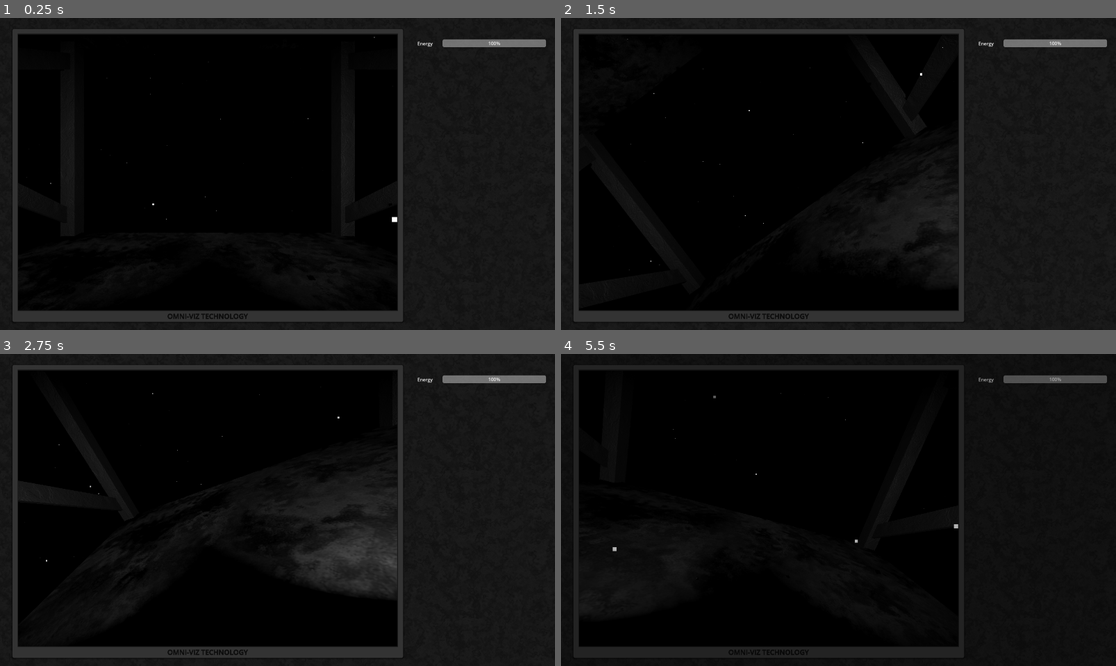
Above: before the commit, frames 1-4 (two rows, left to right).
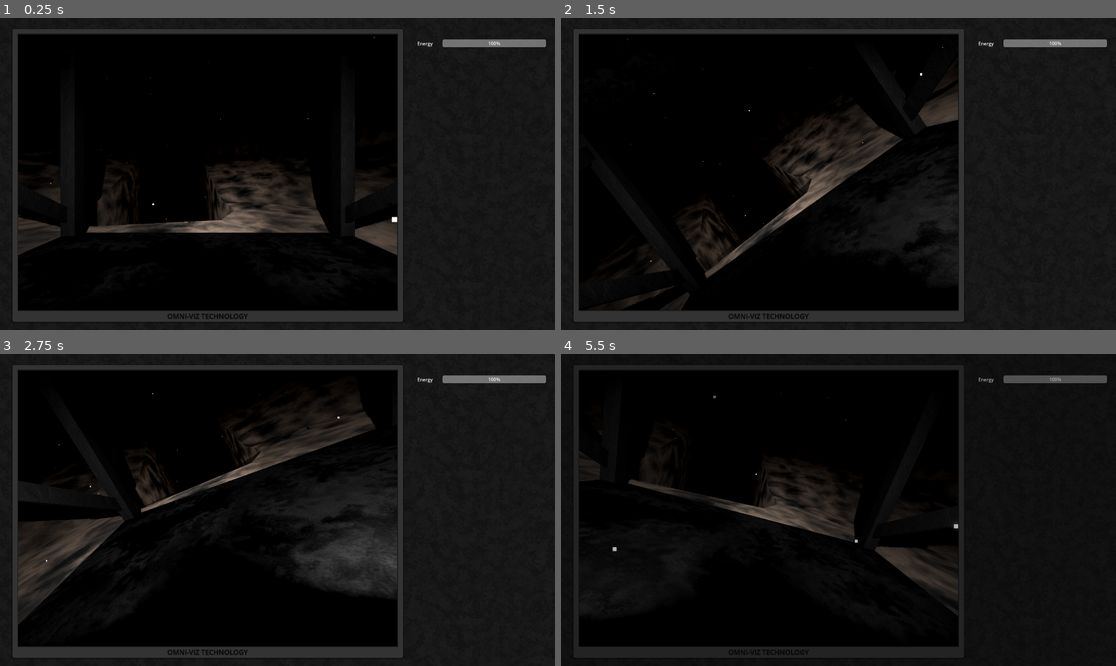
Above: after the commit, the same moments.

Repository: AlnisS/mines-of-enceladus
Game: Godot game, scene res://main.tscn
Two runs of this game, one before a commit and one after it. Both use one fixed random seed, a clock stepped at 60 frames per second and the inputs below.
Inputs:
- Up to frame 1 (0.25 s): no input
- Up to frame 2 (1.5 s): tap Enter at 0.5 s; hold E (rov_roll_right) 0.53-1.28 s; hold Shift (rov_translate_sprint) 0.53-1.28 s; hold W (rov_pitch_down) from 1.28 s (still down); tap Shift (rov_translate_sprint) at 1.35 s
- Up to frame 3 (2.75 s): release W (rov_pitch_down) at 2.03 s; hold E (rov_roll_right) from 2.03 s (still down); hold Shift (rov_translate_sprint) from 2.03 s (still down)
- Up to frame 4 (5.5 s): release E (rov_roll_right) at 2.78 s; release Shift (rov_translate_sprint) at 2.78 s; hold Up (ui_up) 2.78-3.53 s; tap Shift (rov_translate_sprint) at 2.85, 4.35 s; hold Shift (rov_translate_sprint) 3.53-4.28 s; hold Q (rov_roll_left) 3.53-5.03 s; tap Space at 4.25 s; hold W (rov_pitch_down) from 5.03 s (still down); hold Shift (rov_translate_sprint) from 5.03 s (still down)

The runs differ from the first frame. In frame 1, 5.8% of the frame differs, in the area x 3-72%, y 46-76%; in frame 2, 5.3%; in frame 3, 6.2%, in the area x 3-68%, y 13-87%; in frame 4, 4.3%.

Commit message:
Crystal collection (janky)!

Diff:
--- a/main.gd
+++ b/main.gd
@@ -52,6 +52,10 @@
 
 	rov_energy = 100.0
 	rov.global_transform = rov_reset_transform
+	for crystal in get_tree().get_nodes_in_group("provisional_collected"):
+		if not crystal.is_in_group("really_collected"):
+			crystal.uncollect()
+
 	%Ambiance.play(0)
 
 	tween = get_tree().create_tween()
@@ -67,6 +71,12 @@
 	if body == rov:
 		print("rov entered dock")
 		rov_in_dock = true
+		var provs = get_tree().get_nodes_in_group("provisional_collected")
+		for crystal in provs:
+			if not crystal.is_in_group("really_collected"):
+				crystal.add_to_group("really_collected")
+			# TODO: count score
+
 
 
 func _on_station_dock_exited(body: Node3D) -> void:
--- a/main.tscn
+++ b/main.tscn
@@ -73,9 +73,14 @@
 ambient_light_source = 2
 ambient_light_color = Color(1, 1, 1, 1)
 ambient_light_energy = 0.0
-fog_light_color = Color(0.10766358, 0.16795126, 0.18567947, 1)
-fog_density = 0.2351
+glow_enabled = true
+fog_enabled = true
+fog_mode = 1
+fog_light_color = Color(0, 0, 0, 1)
+fog_density = 1.0
 fog_sky_affect = 0.8
+fog_depth_begin = 5.0
+fog_depth_end = 15.0
 
 [sub_resource type="StyleBoxFlat" id="StyleBoxFlat_h2yge"]
 bg_color = Color(0, 0, 0, 1)
@@ -147,6 +152,7 @@
 [node name="ROV" type="RigidBody3D" parent="AspectRatioContainer/MarginContainer/SubViewportContainer/SubViewport"]
 unique_name_in_owner = true
 transform = Transform3D(1, 0, 0, 0, 1, 0, 0, 0, 1, 0, 0, 0.6220856)
+collision_layer = 3
 gravity_scale = 0.0
 linear_damp = 2.0
 angular_damp = 2.0
--- /dev/null
+++ b/things/crystal/crystal.gd
@@ -0,0 +1,23 @@
+extends Node3D
+
+@onready var visual_initial_scale = $Visual.scale
+
+
+func _on_detector_body_entered(body: Node3D) -> void:
+	if self.is_in_group("provisional_collected"):
+		return
+	if self.is_in_group("really_collected"):
+		return
+	collect()
+
+func collect():
+	self.add_to_group("provisional_collected")
+	var tween = create_tween()
+	tween.tween_property($Visual, "scale", Vector3.ZERO, 1.0).set_trans(Tween.TRANS_SPRING)
+	await tween.finished
+	self.hide()
+
+func uncollect():
+	self.remove_from_group("provisional_collected")
+	$Visual.scale = visual_initial_scale
+	self.show()
--- /dev/null
+++ b/things/crystal/crystal.tscn
@@ -0,0 +1,51 @@
+[gd_scene load_steps=4 format=3 uid="uid://bj5ie04fkrbov"]
+
+[ext_resource type="Script" uid="uid://bqjucp3274k68" path="res://things/crystal/crystal.gd" id="1_gtkmu"]
+
+[sub_resource type="SphereShape3D" id="SphereShape3D_71pmm"]
+radius = 0.38001952
+
+[sub_resource type="StandardMaterial3D" id="StandardMaterial3D_71pmm"]
+albedo_color = Color(0.7866667, 0.6, 1, 1)
+metallic_specular = 1.0
+roughness = 0.08
+emission_enabled = true
+emission = Color(0.9290335, 0.282, 0.94, 1)
+
+[node name="Crystal" type="Node3D"]
+script = ExtResource("1_gtkmu")
+
+[node name="Detector" type="Area3D" parent="."]
+collision_layer = 2
+collision_mask = 2
+
+[node name="CollisionShape3D" type="CollisionShape3D" parent="Detector"]
+transform = Transform3D(1, 0, 0, 0, 1, 0, 0, 0, 1, 0.025172986, -0.029217944, -0.2674693)
+shape = SubResource("SphereShape3D_71pmm")
+
+[node name="Visual" type="CSGCombiner3D" parent="."]
+transform = Transform3D(0.32, 0, 0, 0, -1.3987644e-08, 0.32, 0, -0.32, -1.3987644e-08, -0.08020758, -0.02018565, 0)
+material_override = SubResource("StandardMaterial3D_71pmm")
+
+[node name="CSGPolygon3D" type="CSGPolygon3D" parent="Visual"]
+transform = Transform3D(0.7196549, -0.10516895, -0.68632084, 0, 0.9884622, -0.15146784, 0.6943319, 0.10900458, 0.7113517, 0.09615737, 0, -0.20103307)
+polygon = PackedVector2Array(0, 0, 0.5820276, 1.0840604, 0.6812874, 0.7026554, 0.49013203, -0.08915305)
+depth = 0.1
+
+[node name="CSGPolygon3D2" type="CSGPolygon3D" parent="Visual"]
+transform = Transform3D(-0.28408036, -0.18278465, -0.9412163, -0.052815307, 0.983153, -0.17498791, 0.9573447, 0, -0.28894827, 0.40890235, 0.096696496, -0.6078253)
+polygon = PackedVector2Array(0.45520177, -0.15231872, 0.113859, 0.95084107, 0.5503284, 0.57717997, 1.0638509, 0.9282143, 0.70734316, -0.21312332)
+depth = 0.1
+
+[node name="CSGPolygon3D3" type="CSGPolygon3D" parent="Visual"]
+transform = Transform3D(-0.9560608, 0.00081985246, 0.29316717, -0.0528153, 0.983153, -0.1749879, -0.28837168, -0.18278278, -0.9399107, 0.814721, 0.096696496, 0.070188224)
+polygon = PackedVector2Array(0.45520177, -0.15231872, 0.18582529, 0.75981814, 0.536361, 0.3420344, 0.9170632, 0.5954845, 0.70734316, -0.21312332)
+depth = 0.1
+
+[node name="OmniLight3D" type="OmniLight3D" parent="."]
+transform = Transform3D(1, 0, 0, 0, 1, 0, 0, 0, 1, 0, 0, -0.16690484)
+visible = false
+light_color = Color(0.709775, 0.46705508, 1, 1)
+omni_range = 0.5
+
+[connection signal="body_entered" from="Detector" to="." method="_on_detector_body_entered"]
--- /dev/null
+++ b/things/site/site.gd
@@ -0,0 +1,33 @@
+extends Node3D
+
+const CRYSTAL = preload("uid://bj5ie04fkrbov")
+
+func _ready() -> void:
+	var bounds = $CrystalBounds
+	var p0 = bounds.global_position - (bounds.size / 2)
+	var ps = bounds.size
+
+	var ray = $CrystalRayCast
+
+	await get_tree().physics_frame
+	await get_tree().physics_frame
+
+	seed(42)
+	for i in range(30):
+
+		for j in range(10000):
+			var candidate = p0 + ps * Vector3(randf(), randf(), randf())
+			ray.position = candidate
+			ray.rotation_degrees = Vector3(randf(), randf(), randf()) * 360.0
+			ray.force_raycast_update()
+			#print(candidate, ray.get_collider())
+			if ray.get_collider():
+				var p = ray.get_collision_point()
+				var n = ray.get_collision_normal()
+				n += (Vector3(randf(), randf(), randf()) * 0.5 - Vector3.ONE) * 0.1
+				print(p)
+				var c = CRYSTAL.instantiate(PackedScene.GEN_EDIT_STATE_INSTANCE)
+				$Crystals.add_child(c)
+				c.global_position = p
+				c.look_at(p + n)
+				break
--- a/things/site/site.tscn
+++ b/things/site/site.tscn
@@ -1,6 +1,7 @@
-[gd_scene load_steps=6 format=3 uid="uid://14dlbq6mme2p"]
+[gd_scene load_steps=7 format=3 uid="uid://14dlbq6mme2p"]
 
 [ext_resource type="PackedScene" uid="uid://jpflharyltmh" path="res://things/tunnel/tunnel.tscn" id="1_0aet1"]
+[ext_resource type="Script" uid="uid://3lcsf368bvif" path="res://things/site/site.gd" id="1_y2kku"]
 
 [sub_resource type="Gradient" id="Gradient_0aet1"]
 offsets = PackedFloat32Array(0.10209424, 0.2853403, 0.8375706, 0.99293786)
@@ -25,13 +26,13 @@
 uv1_triplanar = true
 
 [node name="Site" type="Node3D"]
+script = ExtResource("1_y2kku")
 
 [node name="CSGCombiner3D" type="CSGCombiner3D" parent="."]
 material_override = SubResource("StandardMaterial3D_38c6h")
 use_collision = true
 
 [node name="ROCKS" type="CSGCombiner3D" parent="CSGCombiner3D"]
-visible = false
 
 [node name="Ground" type="CSGBox3D" parent="CSGCombiner3D/ROCKS"]
 transform = Transform3D(1, 0, 0, 0, 1, 0, 0, 0, 1, -9.475098, -10.26947, -9.782227)
@@ -58,8 +59,8 @@
 size = Vector3(5, 15.877563, 13.314941)
 
 [node name="Tunnel6" parent="CSGCombiner3D" instance=ExtResource("1_0aet1")]
-transform = Transform3D(-0.11799502, -0.99019885, 0.07472056, 0.76722914, -0.043136783, 0.6399207, -0.6304258, 0.13283527, 0.76479965, 0.39363468, 2.6774533, -0.23167849)
-type = 1
+transform = Transform3D(-0.11799502, -0.99019885, 0.07472056, 0.76722914, -0.043136783, 0.6399207, -0.6304258, 0.13283527, 0.76479965, 0.39363468, 2.6774533, -0.8251538)
+type = 0
 length = 20.0
 
 [node name="VerticalTunnel1" type="CSGBox3D" parent="CSGCombiner3D"]
@@ -241,3 +242,19 @@
 transform = Transform3D(1, 0, 0, 0, -0.99499995, -0.09987557, 0, 0.09987557, -0.99499995, 9.236034, -12.612472, -28.062735)
 operation = 2
 polygon = PackedVector2Array(-2.7242808, -0.4999194, -3.9305086, 3.1153784, -2.7333179, 5.623234, 1.0782433, 5.230998, 6.8881645, 3.9517193, 3.0578976, 0.25634956, 3.2779446, -1.3158951, 1.0023575, -2.2609272)
+
+[node name="CrystalBounds3" type="CSGBox3D" parent="."]
+transform = Transform3D(1, 0, 0, 0, 1, 0, 0, 0, 1, -7.0319185, -1.8425055, -10.221452)
+visible = false
+size = Vector3(15.788086, 14.015869, 12.302124)
+
+[node name="CrystalBounds" type="CSGBox3D" parent="."]
+transform = Transform3D(1, 0, 0, 0, 1, 0, 0, 0, 1, -7.0319185, -12.648309, -25.476929)
+visible = false
+size = Vector3(54.581787, 14.015869, 51.953857)
+
+[node name="CrystalRayCast" type="RayCast3D" parent="."]
+transform = Transform3D(1, 0, 0, 0, 1, 0, 0, 0, 1, -7.0319185, -12.648309, -25.476929)
+target_position = Vector3(0, -5, 0)
+
+[node name="Crystals" type="Node3D" parent="."]
Not shown, added: things/crystal/crystal.gd.uid
Not shown, added: things/site/site.gd.uid
